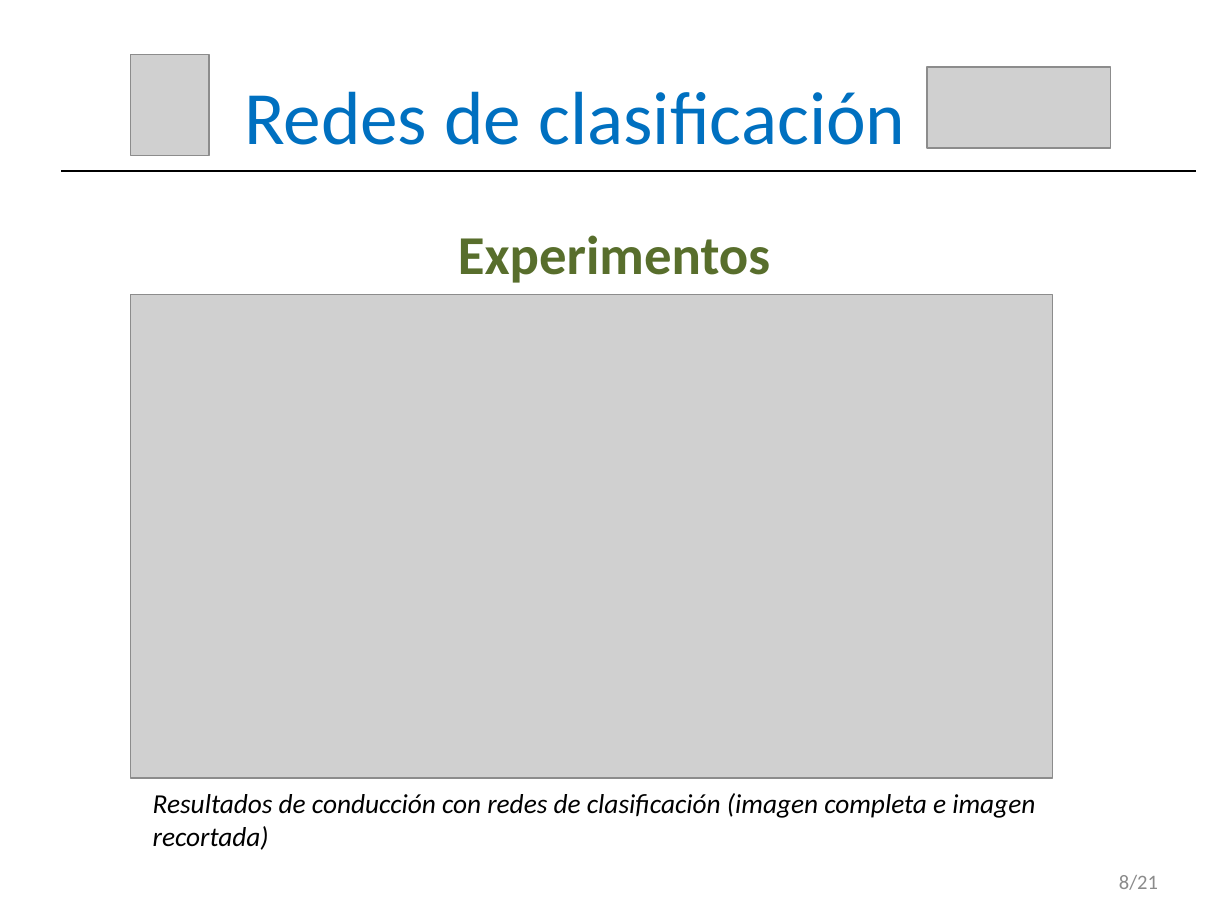
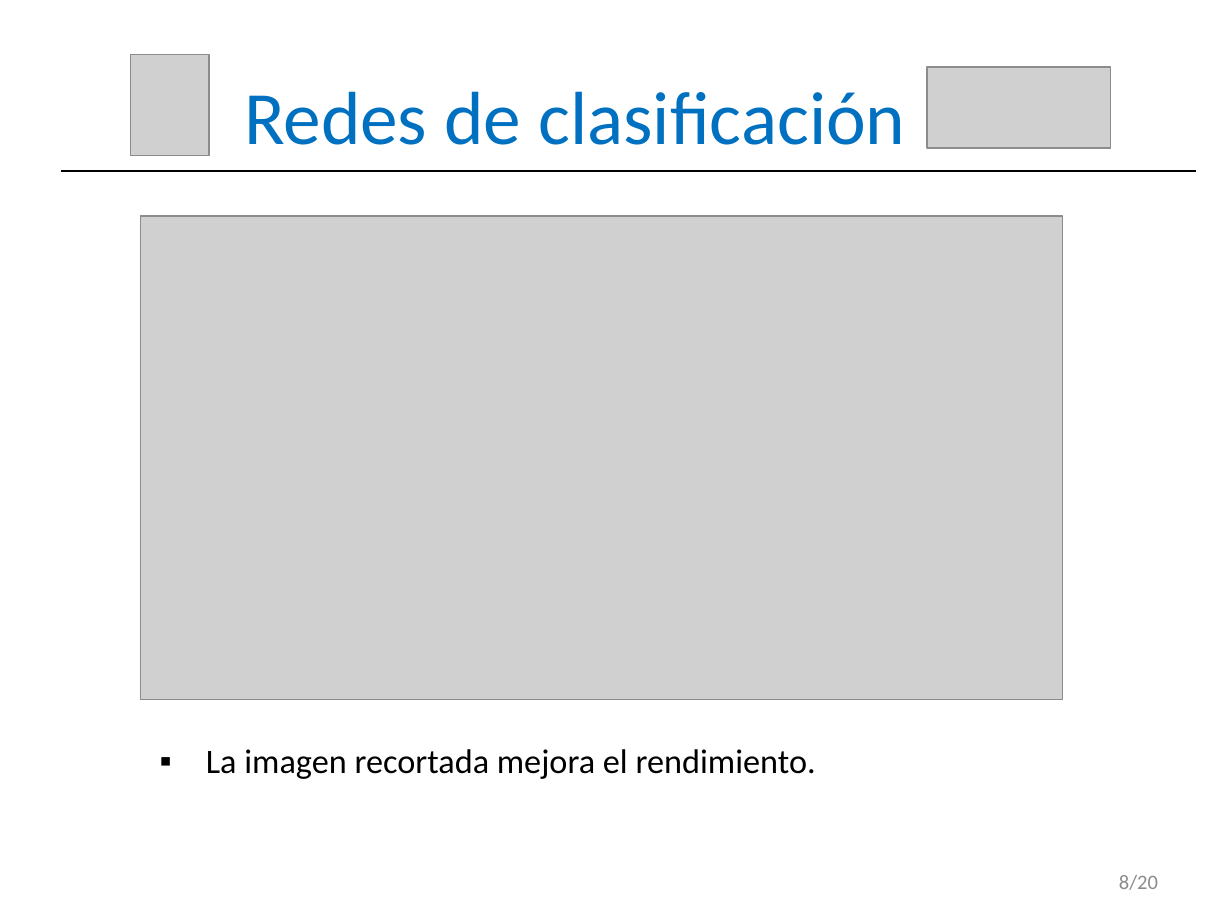
Before and after one commit to RoboticsLabURJC/2017-tfm-vanessa-fernandez, a slide deck: slide 9 of Memoria/Presentación.pptx. Drawn at 1232x924 pixels with LibreOffice and Linux fonts; fonts in the diff are those of the drawing; grey boxes stand for pictures. Boxes give left, top, right and bottom in pixels: in the first picture for what was removed or moved away, otherwise in the second. Text is boxed around its words. In the diff, an @@ line names an element or a change of style, - is before the commit and + after.

```diff
--- a/Memoria/Presentación.pptx
+++ b/Memoria/Presentación.pptx
@@ picture: place and size @@
-picture at [131, 294, 1052, 777]
+picture at [140, 216, 1062, 699]
@@ text removed at [458, 235, 770, 283] @@
-Experimentos
@@ text at [206, 749, 816, 779]: text changed; size 16 to 20 pt; italic off @@
-Resultados de conducción con redes de clasificación (imagen completa e imagen
-recortada)
+    ▪ La imagen recortada mejora el rendimiento.
@@ text at [1119, 875, 1158, 890]: text changed @@
-8/21
+8/20
```
Also in this commit, not shown: 19 other slides changed, 1 slide removed.
